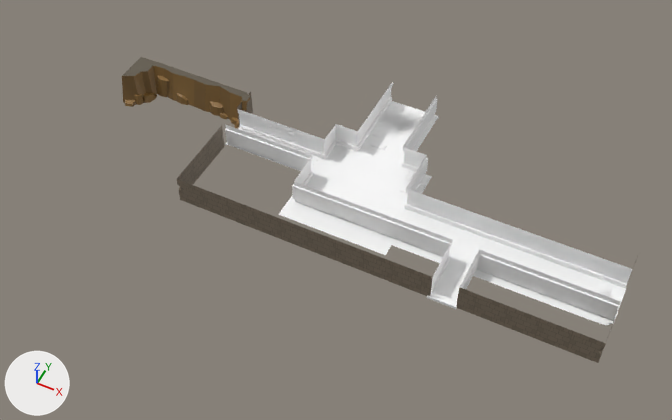
A saved change to the FBX model Assets/Dust1/Room.FBX.
One viewpoint serves both versions: a 50 mm lens placed at (32.4, -88.4, 120.8), pointed at (-15.5, 7.6, 0.8). The axes (+X, +Y, +Z) are drawn at lower left. The lights are the same throughout. Where no turn or scale is listed for an object, it has been applied to the vertices. Vertices at the same position are counted once.

In view in the first picture: 'Cliff1', 'Floor1', 'Floor2', 'Floor3', 'Wall1', 'Wall3', 'Wall4', 'Wall5', 'Wall6', 'Wall7', 'WallOut1', 'WallOut2'.
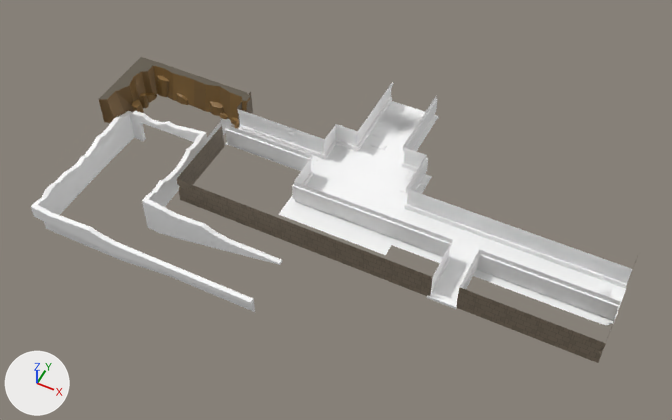
Changed parts and their boxes [x1, y1, x2, y2] in the pictures (672 x 420 px):
'Border2', added: after [31, 113, 255, 312]
'Cliff1', reshaped (18% wider): before [122, 57, 250, 129]; after [99, 57, 250, 129]
'Border1', added: after [125, 111, 282, 265]
part 1 of me_mesh_013, deleted: before [134, 94, 144, 105]
part 2 of me_mesh_013, deleted: before [125, 100, 136, 107]
part 3 of me_mesh_013, built on: before [122, 76, 138, 103]; after [99, 76, 149, 123]

Diff of the bpy script that builds the scene:
```diff
--- a/Assets/Dust1/Room.FBX.py
+++ b/Assets/Dust1/Room.FBX.py
@@ mat_mud_hut @@
+mat_mud_hut = principled_material('Mud_Hut')
+mat_mud_hut.base_color = (1.0, 1.0, 1.0)  # white #ffffff
+mat_mud_hut.roughness = 0.553
@@ me_mesh_013 @@
 # used by ob_cliff1; location = (-51.4, 16.6, 4.6)
-me_mesh_013.from_pydata(...)  # 137 vertices, 159 faces; spans x -12.2..12.3, y -4.1..4.1, z -3.0..3.0
+me_mesh_013.from_pydata(...)  # 147 vertices, 169 faces; spans x -12.2..12.3, y -9.6..4.1, z -3.0..3.0
+# me_mesh_013 part 1: the loose piece of 11 vertices spanning x -10.4..-8.8, y -2.7..-0.9, z -2.8..-0.8 is deleted
+# me_mesh_013 part 2: the loose piece of 11 vertices spanning x -11.9..-9.8, y -4.1..-2.2, z -2.7..-1.8 is deleted
+# me_mesh_013 part 3
+# 1 vertex is removed from x -12.2, y -3.6, z -2.6
+# 2 faces are deleted
+# 33 vertices are added at x -12.2..-7.3, y -9.6..-1.3, z -2.8..3.0
+# 36 new faces join them
 me_mesh_013.materials.append(mat_medieval_material)
@@ me_mesh_014 @@
+me_mesh_014.from_pydata(...)  # 108 vertices, 174 faces; spans x -15.1..28.8, y -9.6..19.7, z -6.6..1.2
+me_mesh_014.materials.append(mat_mud_hut)  # its picture is missing
@@ me_mesh_015 @@
+me_mesh_015.from_pydata(...)  # 81 vertices, 122 faces; spans x -14.2..28.6, y -18.6..8.7, z -6.3..0.9
+me_mesh_015.materials.append(mat_mud_hut)  # its picture is missing
@@ ob_border1 @@
+ob_border1 = bpy.data.objects.new('Border1', me_mesh_014)
+ob_border1.location = (-46.7, 1.5, 3.2)
@@ ob_border2 @@
+ob_border2 = bpy.data.objects.new('Border2', me_mesh_015)
+ob_border2.location = (-46.7, 1.5, 3.2)
```
